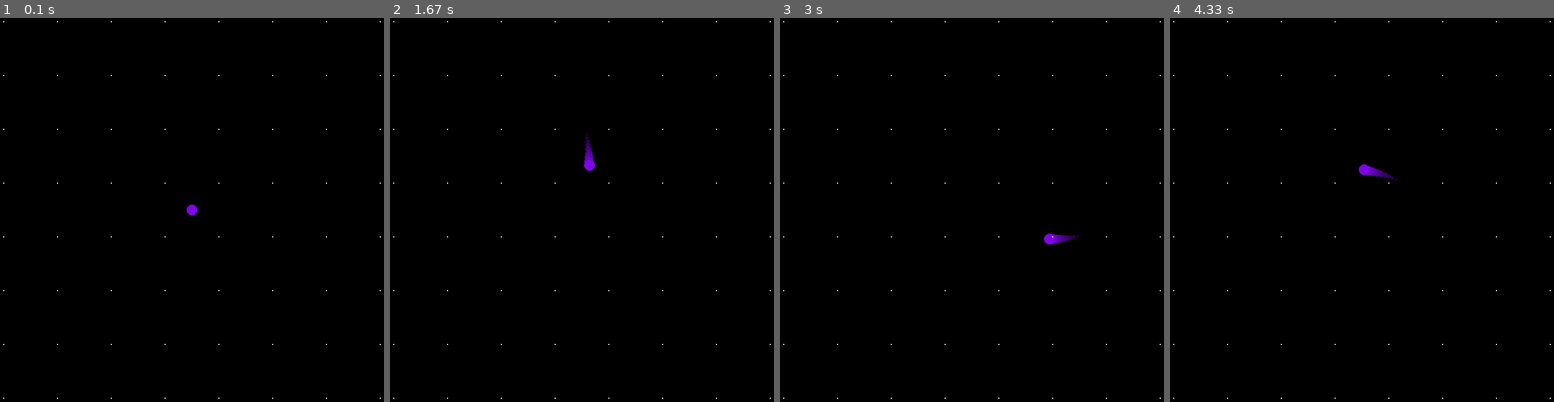
Above: before the commit, frames 1-4 (left to right).
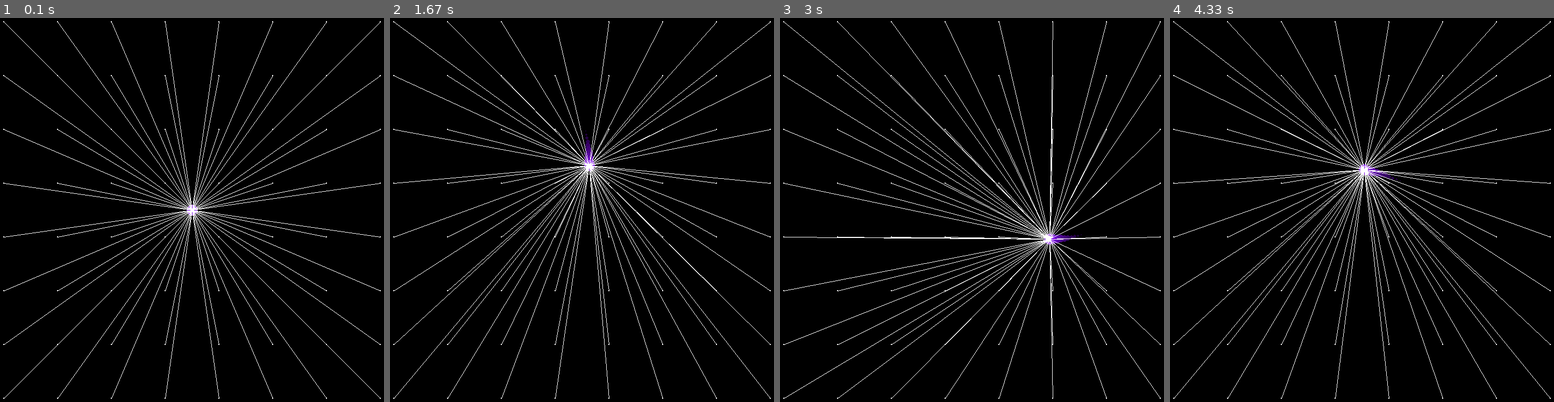
Above: after the commit, the same moments.

Repository: cdcformatc/PyPart
Game: pygame game, started from balltest.py
Two runs of this game, one before a commit and one after it. Both use one fixed random seed, a clock stepped at 60 frames per second and the inputs below. The source is Python 2; it was converted automatically to run under Python 3.
Inputs (mouse positions are in pixels of both pictures, inside the frame that each line leads up to):
- Up to frame 1 (0.1 s): no input
- Up to frame 2 (1.67 s): click (562, 233) at 0.38 s; click (466, 213) at 0.72 s; click (651, 41) at 1.05 s; click (593, 48) at 1.38 s
- Up to frame 3 (3 s): click (979, 259) at 1.72 s; click (1094, 286) at 2.05 s; click (1098, 167) at 2.38 s; click (1148, 171) at 2.72 s
- Up to frame 4 (4.33 s): click (1530, 306) at 3.05 s; click (1385, 190) at 3.38 s; click (1254, 125) at 3.72 s; click (1492, 263) at 4.05 s

The runs differ from the first frame. In frame 1, 2.9% of the frame differs, in the area x 1-100%, y 1-100%; in frame 2, 3.3%; in frame 3, 3.4%; in frame 4, 3.3%.

Commit message:
Draw line to position

Diff:
--- a/Particle.py
+++ b/Particle.py
@@ -247,3 +247,6 @@
             ballpos = self.x, self.y
             self.speed[0] = (pos[0]-self.x)*per_frame
             self.speed[1] = (pos[1]-self.y)*per_frame
+
+    def draw_line(self, screen, pos):
+        pygame.draw.line(screen, self.color, self.rect.center, pos, self.radius)
--- a/balltest.py
+++ b/balltest.py
@@ -62,6 +62,7 @@
 
         for dot in grid:
             dot.draw(screen)
+            dot.draw_line(screen, (ball.x,ball.y))
 
         pygame.display.flip()
     pygame.quit()
